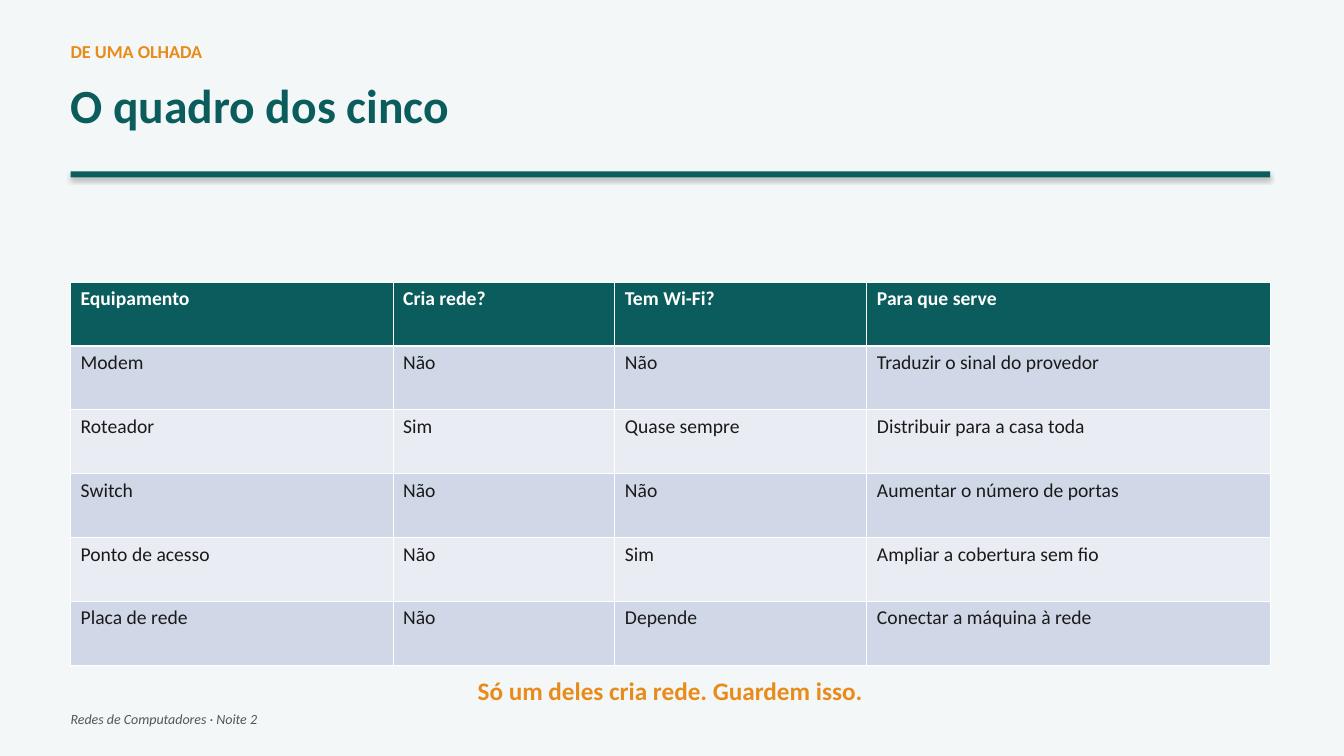
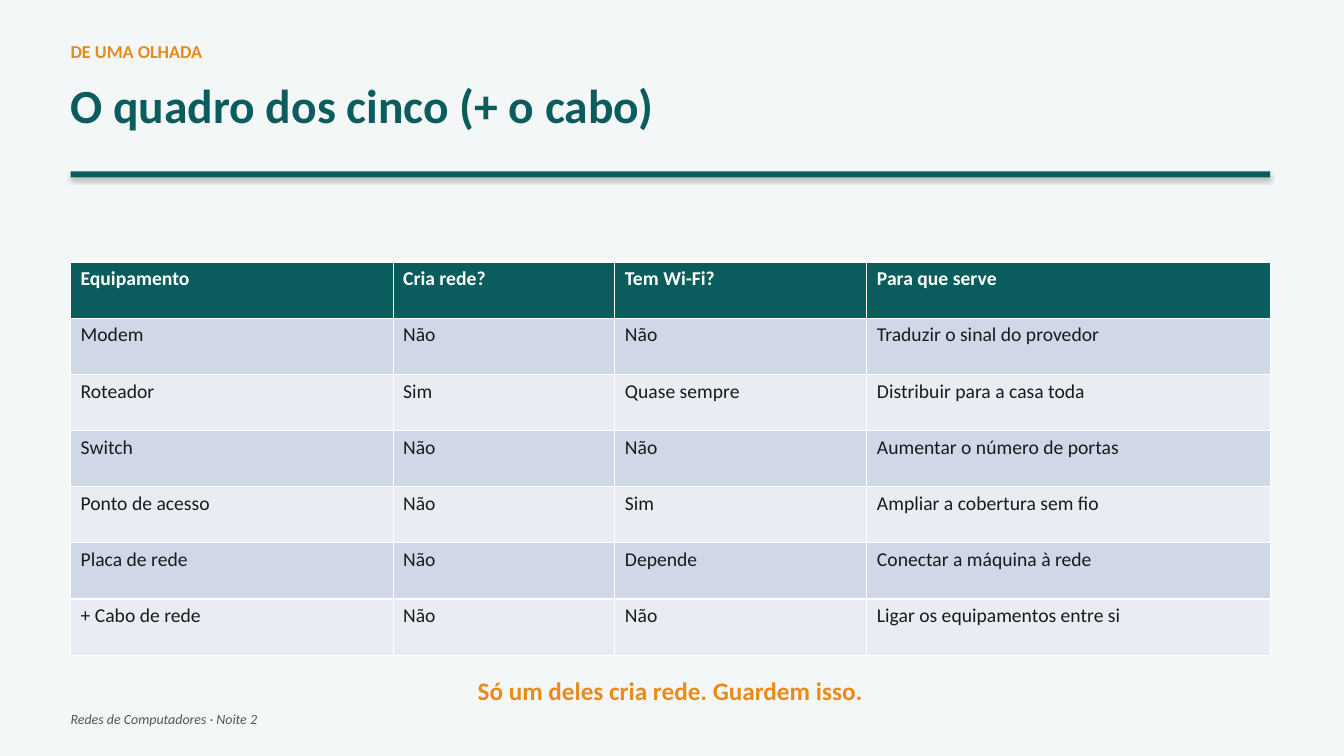
Before and after one commit to joninedel-prog/gerador_contratos, a slide deck: slide 13 of Aula - Redes 2 - Como a internet chega.pptx (slide 12 before the commit). Drawn at 1344x756 pixels with LibreOffice and Linux fonts; fonts in the diff are those of the drawing. Boxes give left, top, right and bottom in pixels: in the first picture for what was removed or moved away, otherwise in the second. Text is boxed around its words. In the diff, an @@ line names an element or a change of style, - is before the commit and + after.

```diff
--- a/Aula - Redes 2 - Como a internet chega.pptx
+++ b/Aula - Redes 2 - Como a internet chega.pptx
@@ text at box(71, 88, 653, 131): text changed @@
-O quadro dos cinco
+O quadro dos cinco (+ o cabo)
@@ table at box(71, 262, 1270, 655) @@
+row 7: + Cabo de rede | Não | Não | Ligar os equipamentos entre si
@@ table: place and size @@
-table at box(71, 282, 1270, 665)
+table at box(71, 262, 1270, 655)
```
Also in this commit, not shown: 4 other slides changed, 5 slides added, 4 other files.
